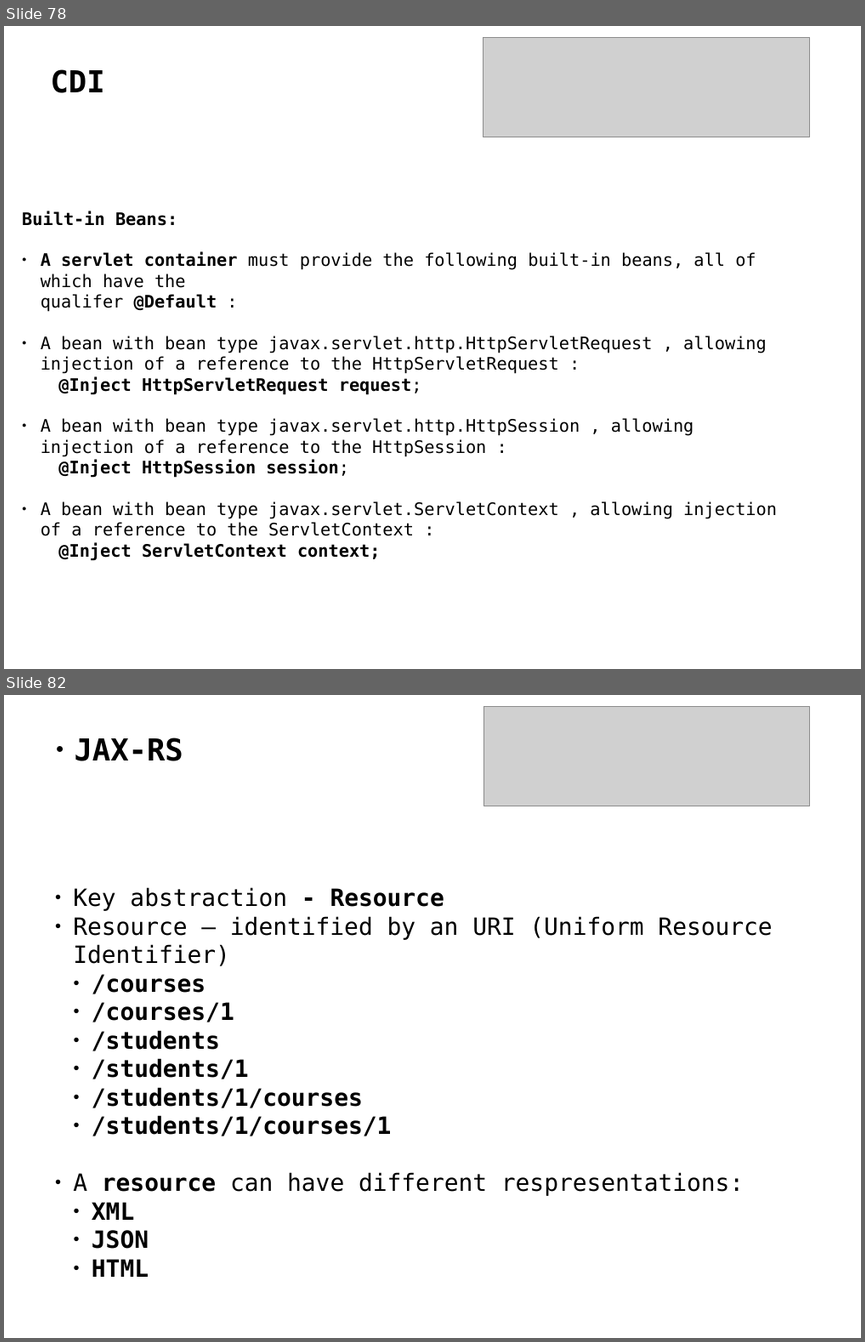
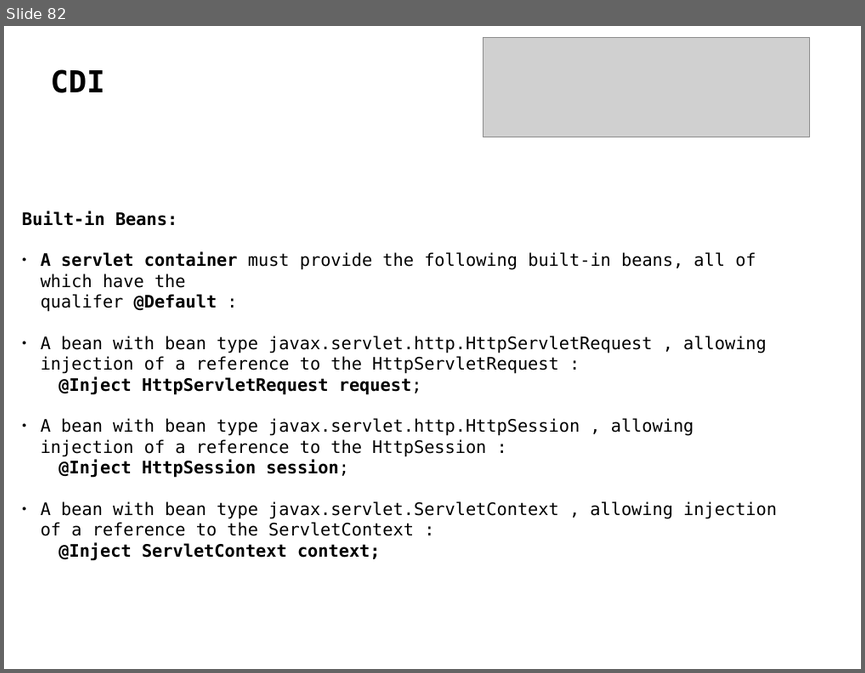
Before and after one commit to delia-popescu/javaee-demo, a slide deck: javaee7.odp. Shown one above the other, each under a label of ours: slides 78 and 82 before the commit, slide 82 after it; the slides between them are not shown. The pictures are 865x1342 and 865x673 pixels, drawn with LibreOffice and Linux fonts; fonts in the diff are those of the drawing; grey boxes stand for pictures. Boxes give left, top, right and bottom in pixels: in the first picture for what was removed or moved away, otherwise in the second. Text is boxed around its words. In the diff, an @@ line names an element or a change of style, - is before the commit and + after.

```diff
--- a/javaee7.odp
+++ b/javaee7.odp
@@ slide 82 removed at (x1=4, y1=695, x2=861, y2=1338), background #FFFFFF @@
@@ picture removed at (x1=483, y1=707, x2=811, y2=806) @@
@@ text removed at (x1=75, y1=737, x2=183, y2=761) @@
-● JAX-RS
@@ subtitle removed at (x1=73, y1=887, x2=772, y2=1276) @@
-● Key abstraction - Resource
-● Resource – identified by an URI (Uniform Resource Identifier)
-  ● /courses
-  ● /courses/1
-  ● /students
-  ● /students/1
-  ● /students/1/courses
-  ● /students/1/courses/1
-● A resource can have different respresentations:
-  ● XML
-  ● JSON
-  ● HTML
@@ what was slide 78 is now slide 82 @@
```
Also in this commit, not shown: 32 slides added, 25 other slides removed, 43 other files.
